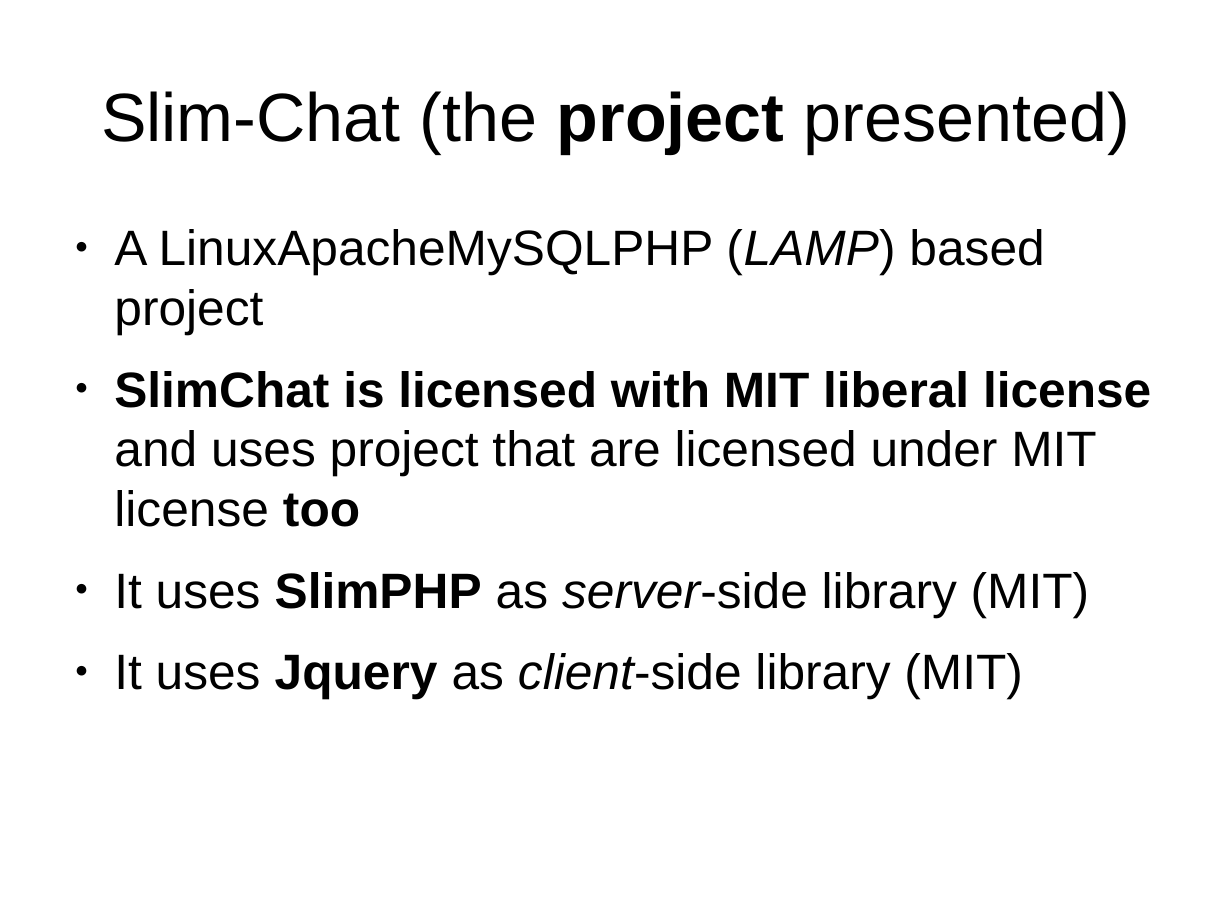
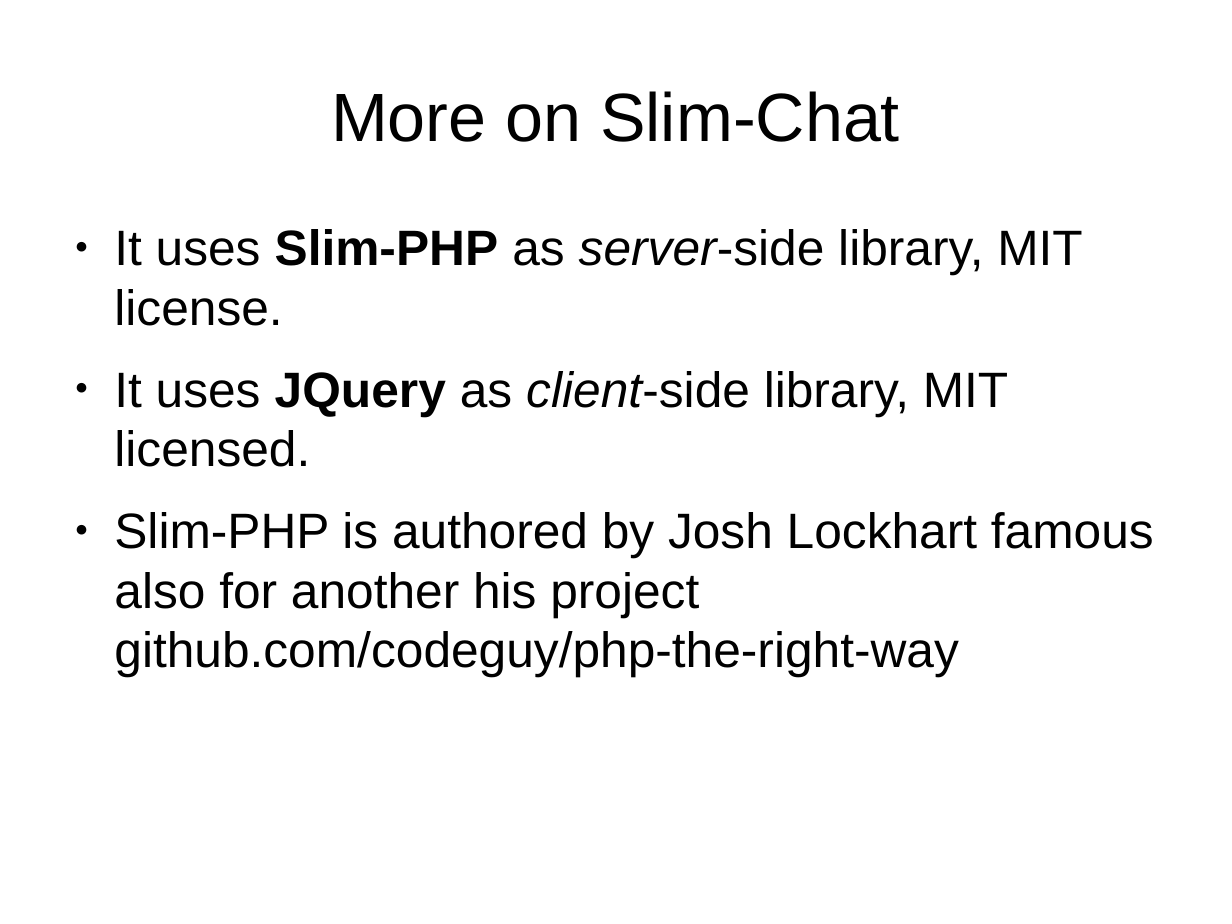
Before and after one commit to arkenidar/slim-chat, a slide deck: slide 2 of documentation/slim-chat_presentation.odp (slide 1 before the commit). Drawn at 1232x924 pixels with LibreOffice and Linux fonts; fonts in the diff are those of the drawing. Boxes give left, top, right and bottom in pixels: in the first picture for what was removed or moved away, otherwise in the second. Text is boxed around its words. In the diff, an @@ line names an element or a change of style, - is before the commit and + after.

Commit message:
presentation modified.

```diff
--- a/documentation/slim-chat_presentation.odp
+++ b/documentation/slim-chat_presentation.odp
@@ title at <box>331,91,900,142</box>: text changed @@
-Slim-Chat (the project presented)
+More on Slim-Chat
@@ text at <box>114,229,1154,677</box>: text changed @@
-● A LinuxApacheMySQLPHP (LAMP) based project
-● SlimChat is licensed with MIT liberal license and uses project that are licensed under MIT license too
-● It uses SlimPHP as server-side library (MIT)
-● It uses Jquery as client-side library (MIT)
+● It uses Slim-PHP as server-side library, MIT license.
+● It uses JQuery as client-side library, MIT licensed.
+● Slim-PHP is authored by Josh Lockhart famous also for another his project github.com/codeguy/php-the-right-way
```
Also in this commit, not shown: 1 other slide changed, 3 slides added, 1 slide removed.
